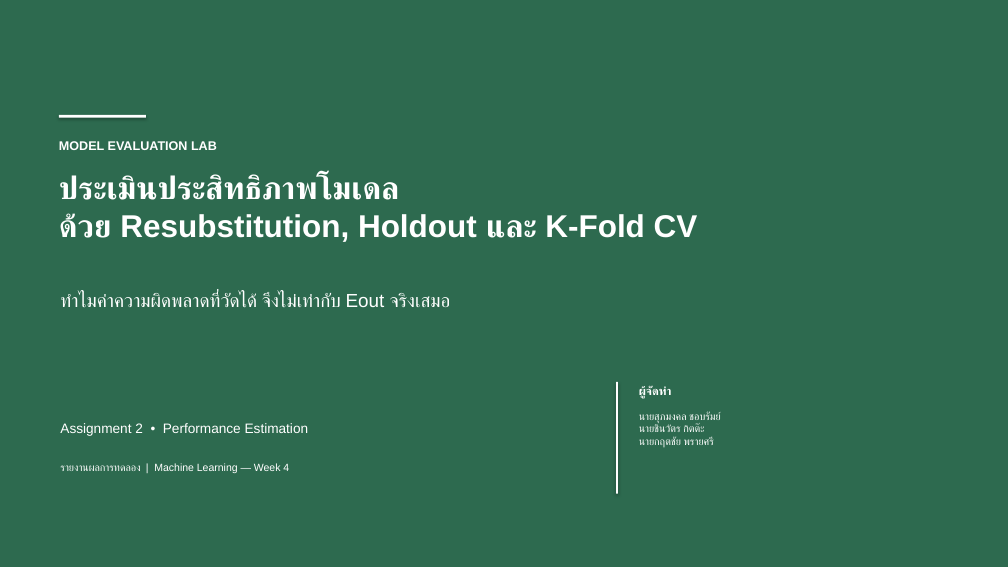
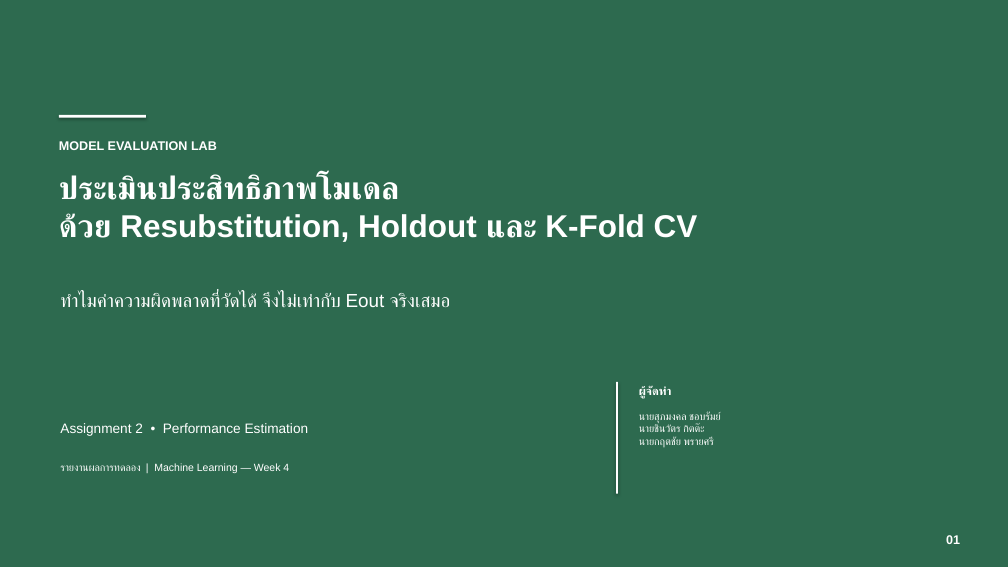
Before and after one commit to HungryBro/Machine_Leaning, a slide deck: slide 1 of Assignment/Week4/Slide/slides_Week4.pptx. Drawn at 1008x567 pixels with LibreOffice and Linux fonts; fonts in the diff are those of the drawing. Boxes give left, top, right and bottom in pixels: in the first picture for what was removed or moved away, otherwise in the second. Text is boxed around its words. In the diff, an @@ line names an element or a change of style, - is before the commit and + after.

```diff
--- a/Assignment/Week4/Slide/slides_Week4.pptx
+++ b/Assignment/Week4/Slide/slides_Week4.pptx
@@ text added at <box>946,535,960,544</box>, 12 pt, text #FFFFFF, bold @@
+01
```
Also in this commit, not shown: 6 other slides changed, 1 slide added, 1 other file.
